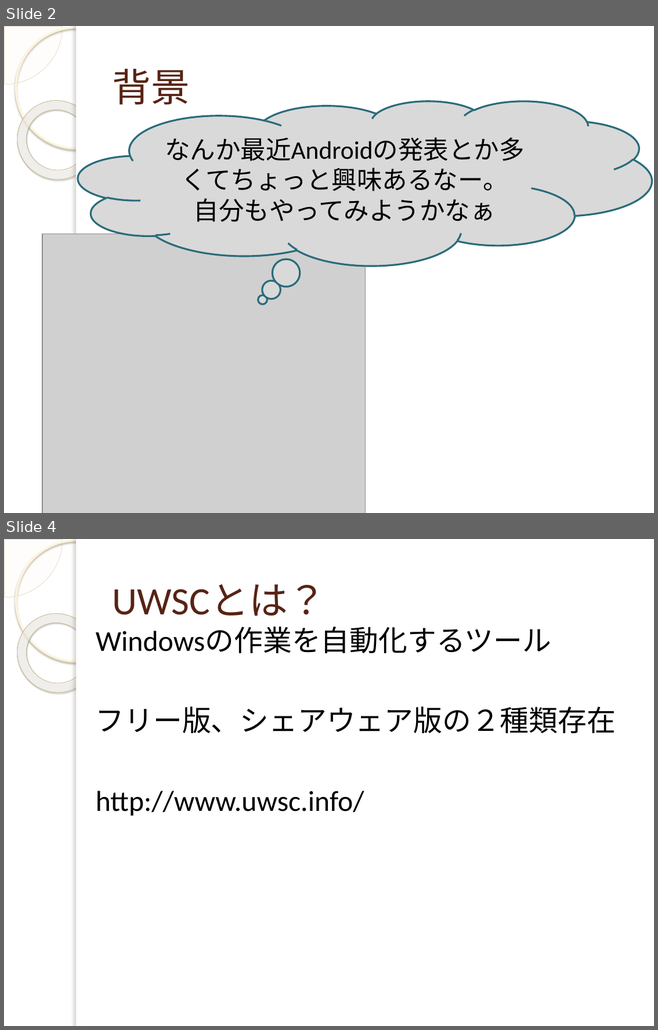
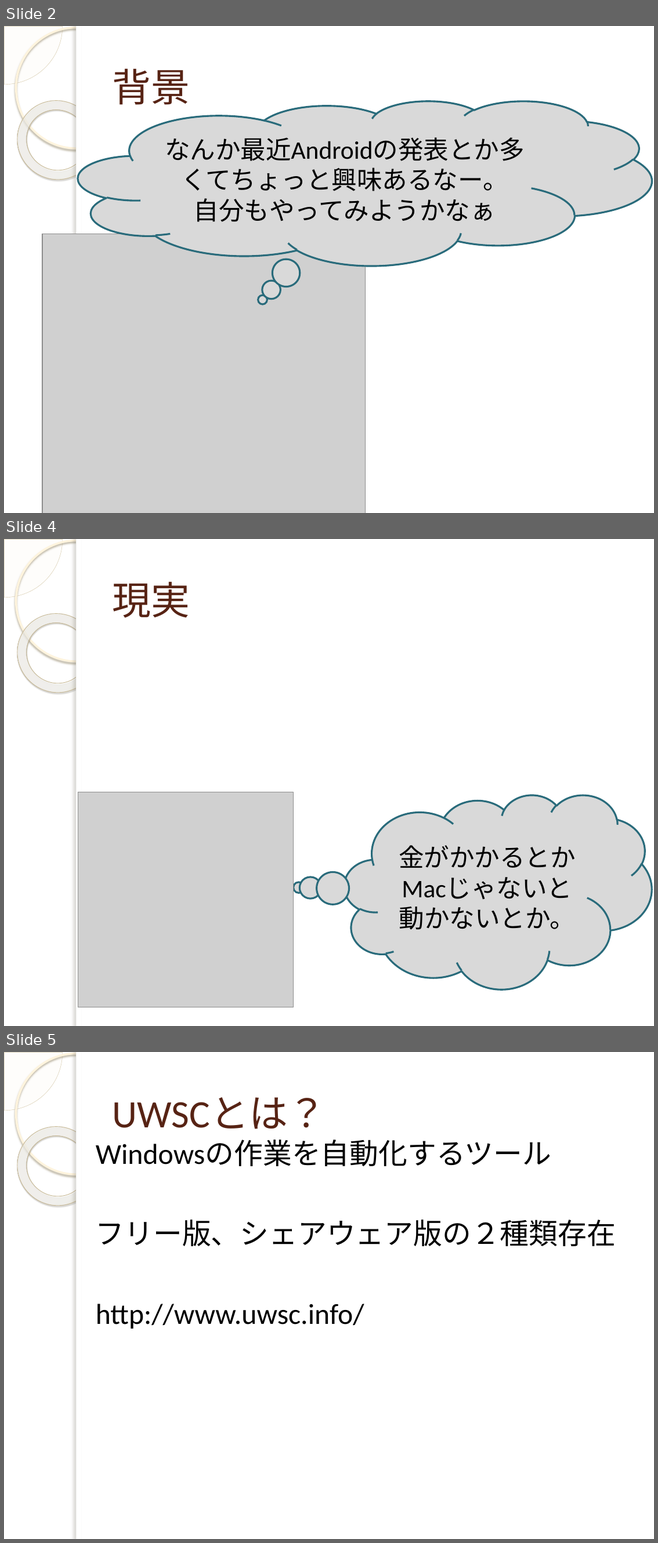
Before and after one commit to yuridonus/FEstudy, a slide deck: monaca.pptx. Shown one above the other, each under a label of ours: slides 2 and 4 before the commit, slides 2, 4 and 5 after it; the slides between them are not shown. The pictures are 658x1030 and 658x1543 pixels, drawn with LibreOffice and Linux fonts; fonts in the diff are those of the drawing; grey boxes stand for pictures; background and template pictures are left out. Boxes give left, top, right and bottom in pixels: in the first picture for what was removed or moved away, otherwise in the second. Text is boxed around its words. In the diff, an @@ line names an element or a change of style, - is before the commit and + after.

```diff
--- a/monaca.pptx
+++ b/monaca.pptx
@@ slide 4 added at [4, 539, 654, 1026], background picture (left out); not listed: 5 template elements that a slide beside it also shows @@
@@ title added at [112, 581, 190, 618], 43 pt, text #572314 @@
+現実
@@ picture added at [78, 792, 293, 1008] @@
@@ thought cloud added at [344, 795, 652, 989], fill #D9D9D9, outline #296B7C 2 pt, 28 pt, text #000000 @@
+金がかかるとかMacじゃないと動かないとか。
@@ what was slide 4 is now slide 5 @@
```
Also in this commit, not shown: 2 other slides added, 1 slide removed.
